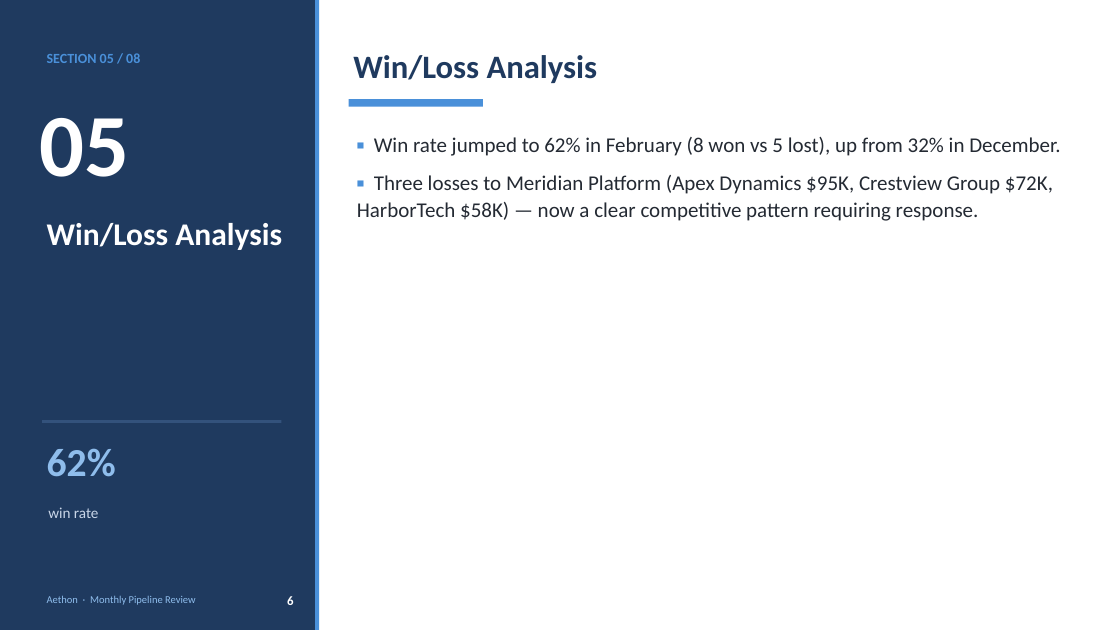
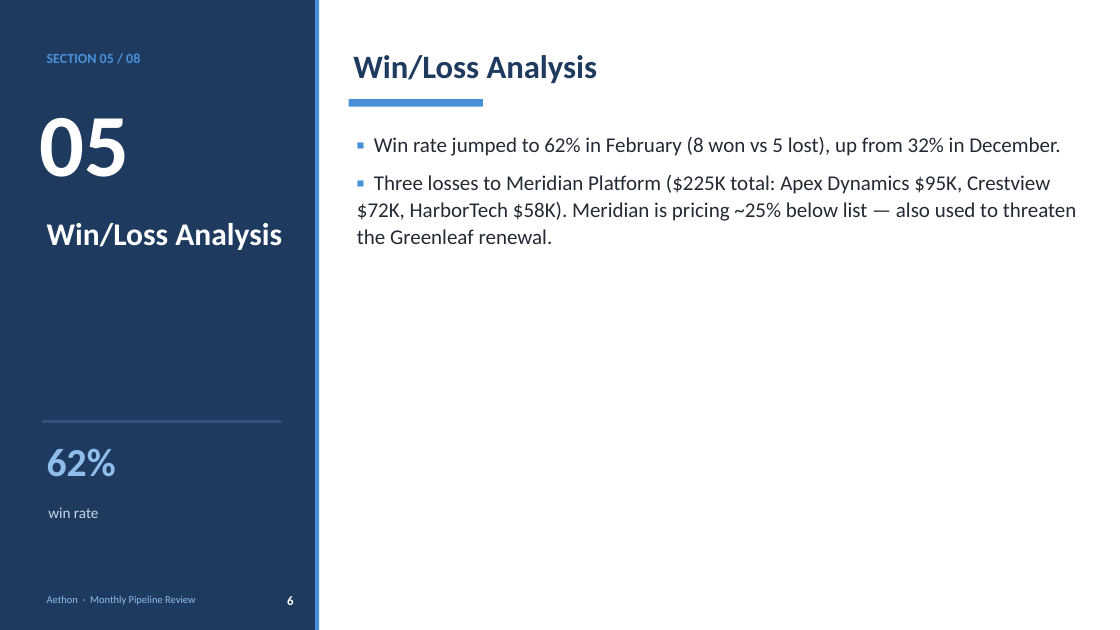
Before and after one commit to souravpoddar001/project-aethon-eval, a slide deck: slide 6 of Aethon04_PipelineReview_Mar10_2026.pptx. Drawn at 1120x630 pixels with LibreOffice and Linux fonts; fonts in the diff are those of the drawing. Boxes give left, top, right and bottom in pixels: in the first picture for what was removed or moved away, otherwise in the second. Text is boxed around its words. In the diff, an @@ line names an element or a change of style, - is before the commit and + after.

```diff
--- a/Aethon04_PipelineReview_Mar10_2026.pptx
+++ b/Aethon04_PipelineReview_Mar10_2026.pptx
@@ text at [357,175,1077,244]: text changed @@
-▪ Three losses to Meridian Platform (Apex Dynamics $95K, Crestview Group $72K, HarborTech $58K) — now a clear competitive pattern requiring response.
+▪ Three losses to Meridian Platform ($225K total: Apex Dynamics $95K, Crestview $72K, HarborTech $58K). Meridian is pricing ~25% below list — also used to threaten the Greenleaf renewal.
```
Also in this commit, not shown: 6 other slides changed, 1 other file.
